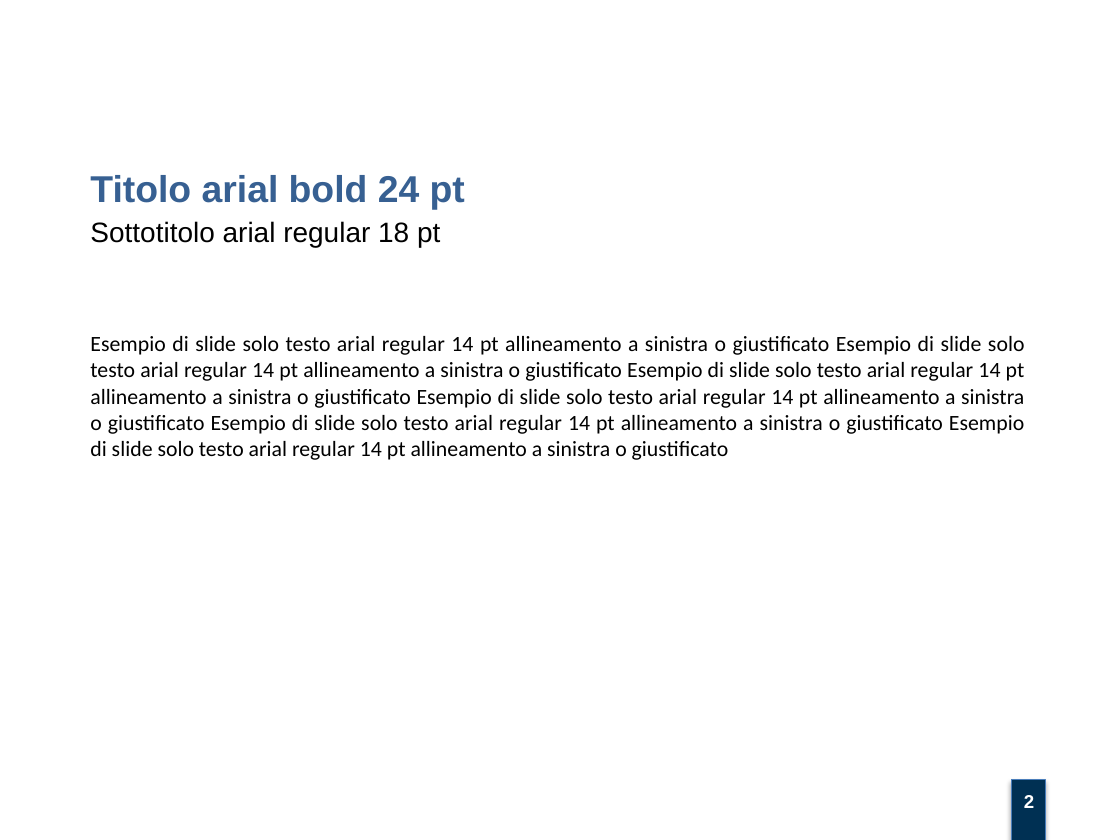
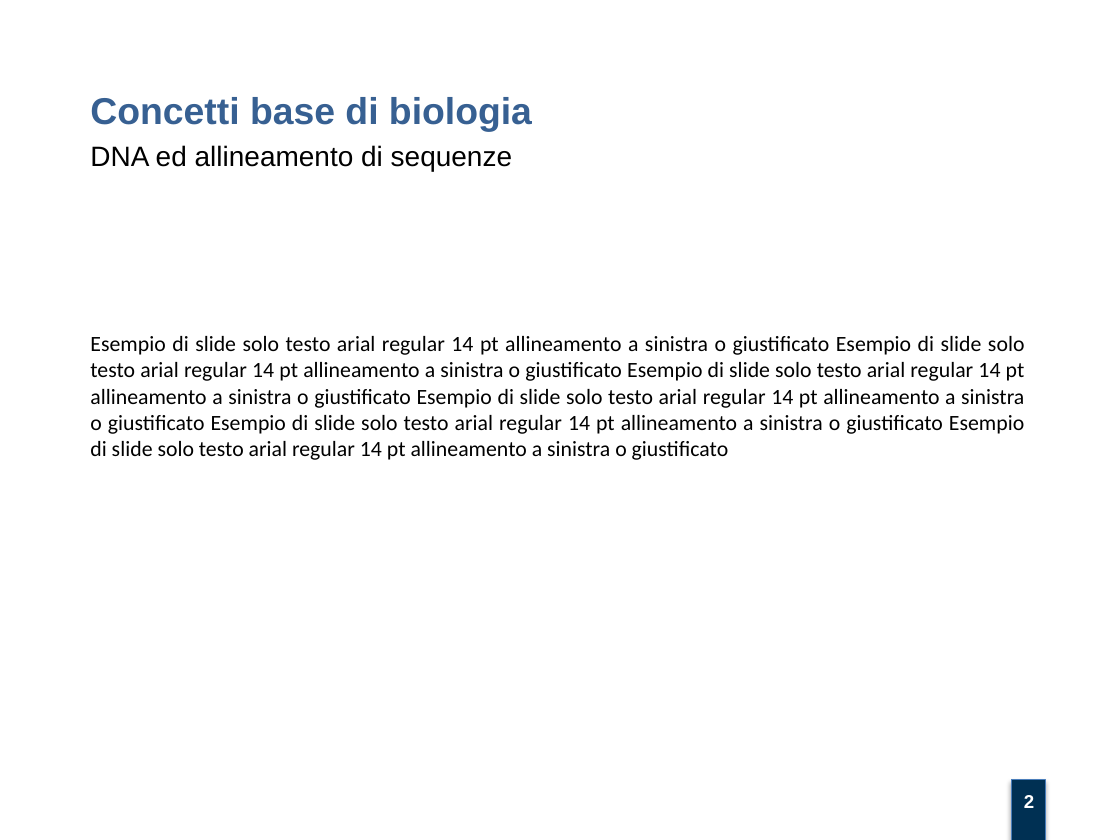
Before and after one commit to mtortoli/Thesis, a slide deck: slide 2 of Slide Tesi.pptx. Drawn at 1120x840 pixels with LibreOffice and Linux fonts; fonts in the diff are those of the drawing; background and template pictures are left out. Boxes give left, top, right and bottom in pixels: in the first picture for what was removed or moved away, otherwise in the second. Text is boxed around its words. In the diff, an @@ line names an element or a change of style, - is before the commit and + after.

Commit message:
wip slides

```diff
--- a/Slide Tesi.pptx
+++ b/Slide Tesi.pptx
@@ text at bbox=[90, 97, 532, 132]: text changed @@
-Titolo arial bold 24 pt
+Concetti base di biologia
@@ text at bbox=[90, 145, 512, 171]: text changed @@
-Sottotitolo arial regular 18 pt
+DNA ed allineamento di sequenze
```
